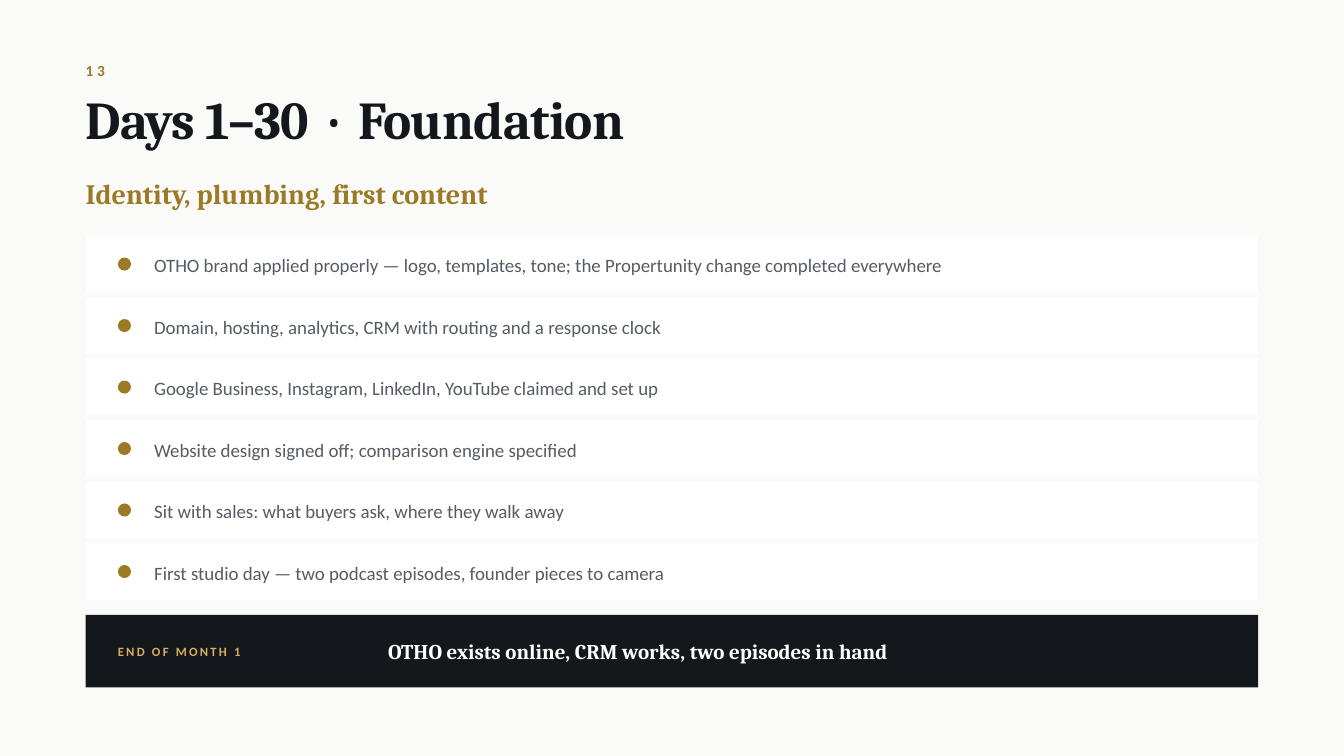
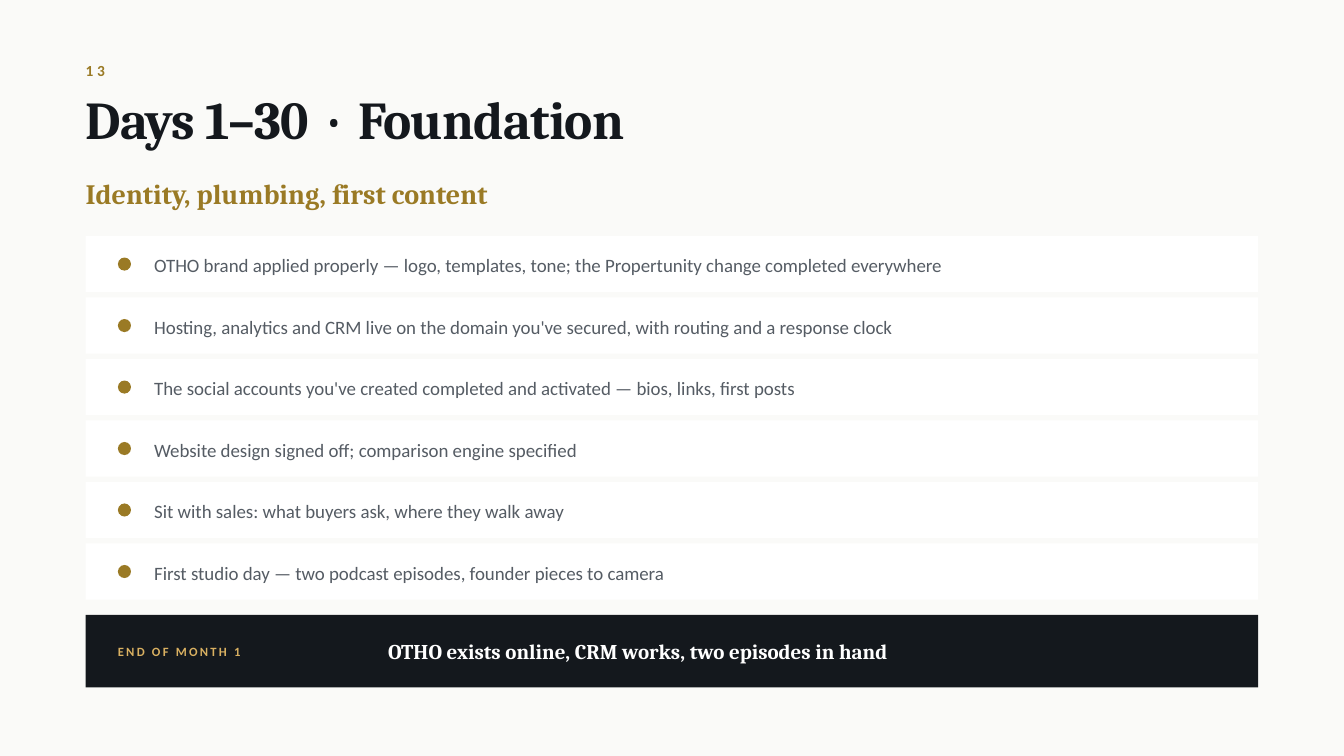
Before and after one commit to productionx-in/OTHO-REALTY, a slide deck: slide 30 of deck/Building_OTHO_ProductionX.pptx (slide 27 before the commit). Drawn at 1344x756 pixels with LibreOffice and Linux fonts; fonts in the diff are those of the drawing. Boxes give left, top, right and bottom in pixels: in the first picture for what was removed or moved away, otherwise in the second. Text is boxed around its words. In the diff, an @@ line names an element or a change of style, - is before the commit and + after.

```diff
--- a/deck/Building_OTHO_ProductionX.pptx
+++ b/deck/Building_OTHO_ProductionX.pptx
@@ text at <box>154,321,892,337</box>: text changed @@
-Domain, hosting, analytics, CRM with routing and a response clock
+Hosting, analytics and CRM live on the domain you've secured, with routing and a response clock
@@ text at <box>154,382,795,398</box>: text changed @@
-Google Business, Instagram, LinkedIn, YouTube claimed and set up
+The social accounts you've created completed and activated — bios, links, first posts
```
Also in this commit, not shown: 2 other slides changed, 3 slides added, 3 other files.
